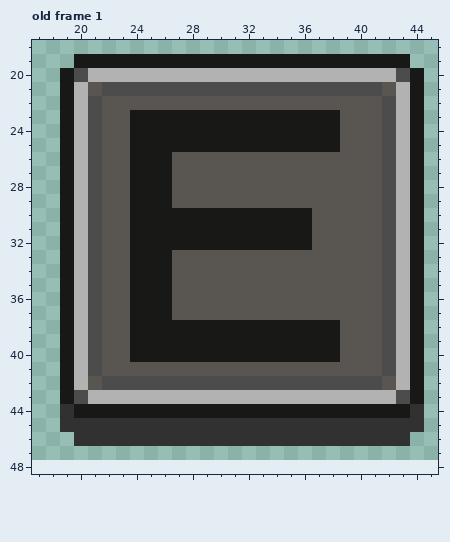
Pixel-art file: Asepirtes/keys.aseprite. This is how it looked before the edit.
32x32 pixels, 3 frames. Colours within 5 levels of each other are drawn and written as one. Shown: old frame 1: x 17..45, y 18..48. The old version is drawn lined up with the new one, on the new canvas. The commit also changed other frames, which this record leaves out.
Now the later version:
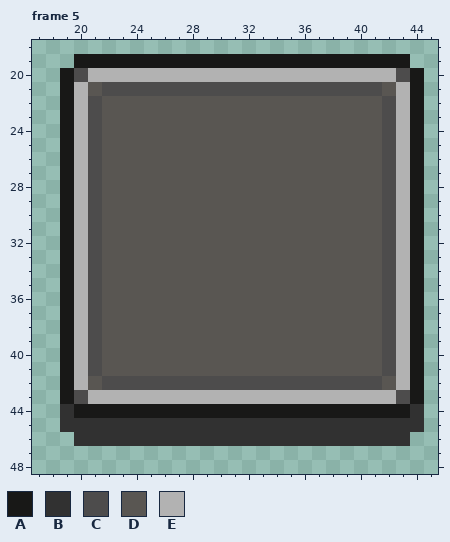
Palette (. is transparent): A #181817  B #313131  C #4d4c4c  D #595652  E #b2b2b2
A new or re-ordered frame is compared with the old frame closest to it.
Change:
canvas 32x32 -> 64x64, the old top-left corner now at 16,16
frames 3 -> 11
Frame 5 is new; against old frame 1:
y 23..25: x 24..38 AAAAAAAAAAAAAAA -> DDDDDDDDDDDDDDD
y 26..29: x 24..26 AAA -> DDD
y 30..32: x 24..36 AAAAAAAAAAAAA -> DDDDDDDDDDDDD
y 33..37: x 24..26 AAA -> DDD
y 38..40: x 24..38 AAAAAAAAAAAAAAA -> DDDDDDDDDDDDDDD
Boxes around the changes in both pictures, in picture pixels (x1, y1, x2, y2):
changed: (130, 110, 340, 362)
